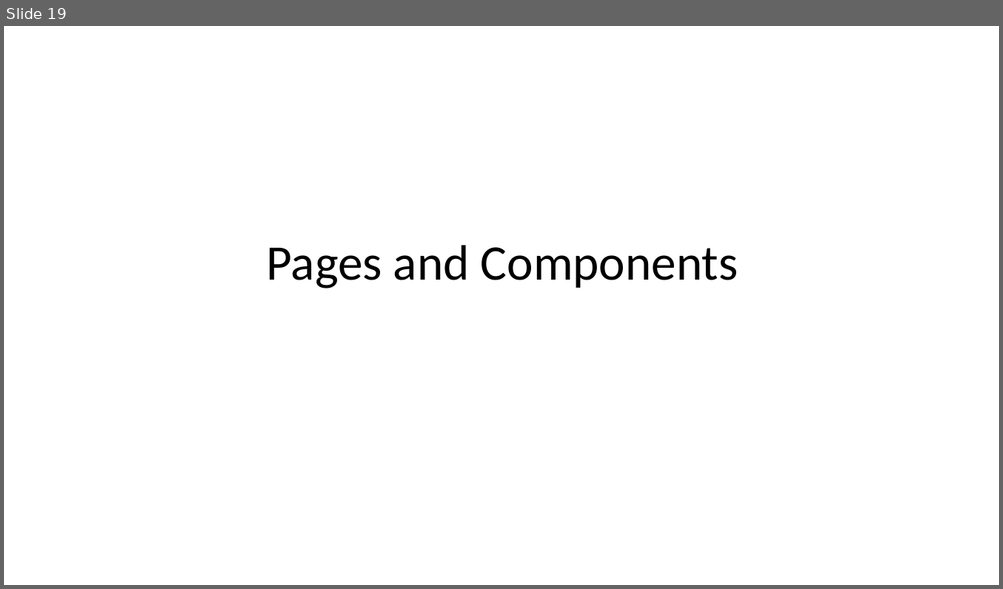
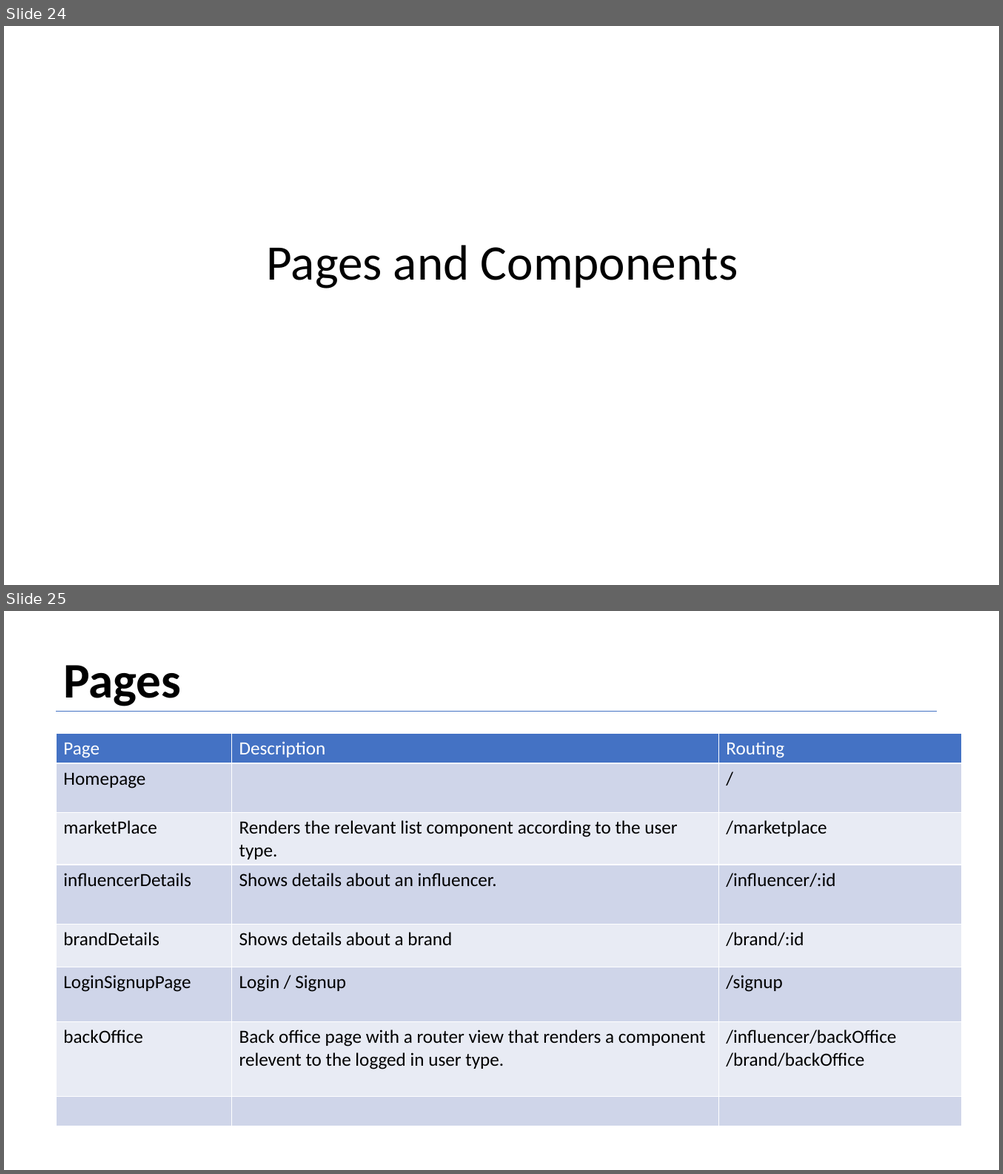
Before and after one commit to EmanuelBenHamo/Fiver-Final-Sprint, a slide deck: Product Definition Document Sample - Vybing - v1.5.pptx. Shown one above the other, each under a label of ours: slide 19 before the commit, slides 24 and 25 after it. The pictures are 1003x589 and 1003x1174 pixels, drawn with LibreOffice and Linux fonts; fonts in the diff are those of the drawing. Boxes give left, top, right and bottom in pixels: in the first picture for what was removed or moved away, otherwise in the second. Text is boxed around its words. In the diff, an @@ line names an element or a change of style, - is before the commit and + after.

```diff
--- a/Product Definition Document Sample - Vybing - v1.5.pptx
+++ b/Product Definition Document Sample - Vybing - v1.5.pptx
@@ slide 25 added at box(4, 611, 999, 1170), background #FFFFFF @@
@@ text added at box(63, 665, 181, 706), 48 pt, text #000000, bold @@
+Pages
@@ line added from (57, 711) to (936, 711), #4472C4 0.5 pt @@
@@ table added at box(57, 733, 962, 1127), 8 rows, 3 columns @@
+Page | Description | Routing
+Homepage |  | /
+marketPlace | Renders the relevant list component according to the user type. | /marketplace
+influencerDetails | Shows details about an influencer. | /influencer/:id
+brandDetails | Shows details about a brand | /brand/:id
+LoginSignupPage | Login / Signup | /signup
+backOffice | Back office page with a router view that renders a component relevent to the logged in user type. | /influencer/backOffice / /brand/backOffice
+ |  | 
@@ what was slide 19 is now slide 24 @@
```
Also in this commit, not shown: 6 slides changed, 8 other slides added, 2 slides removed.
